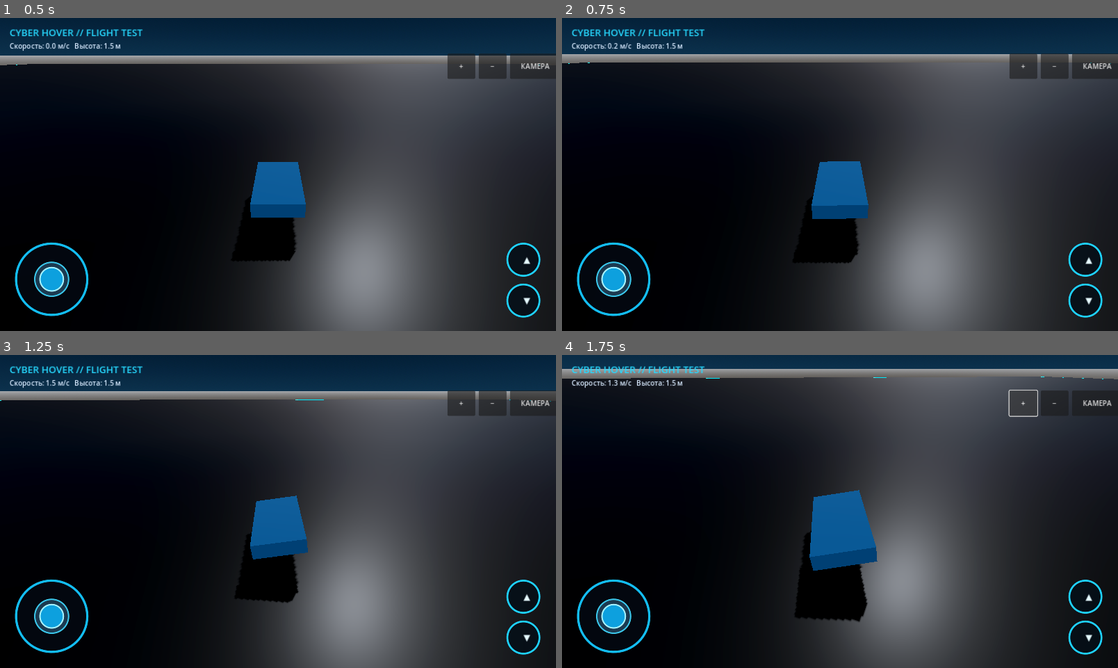
Above: before the commit, frames 1-4 (two rows, left to right).
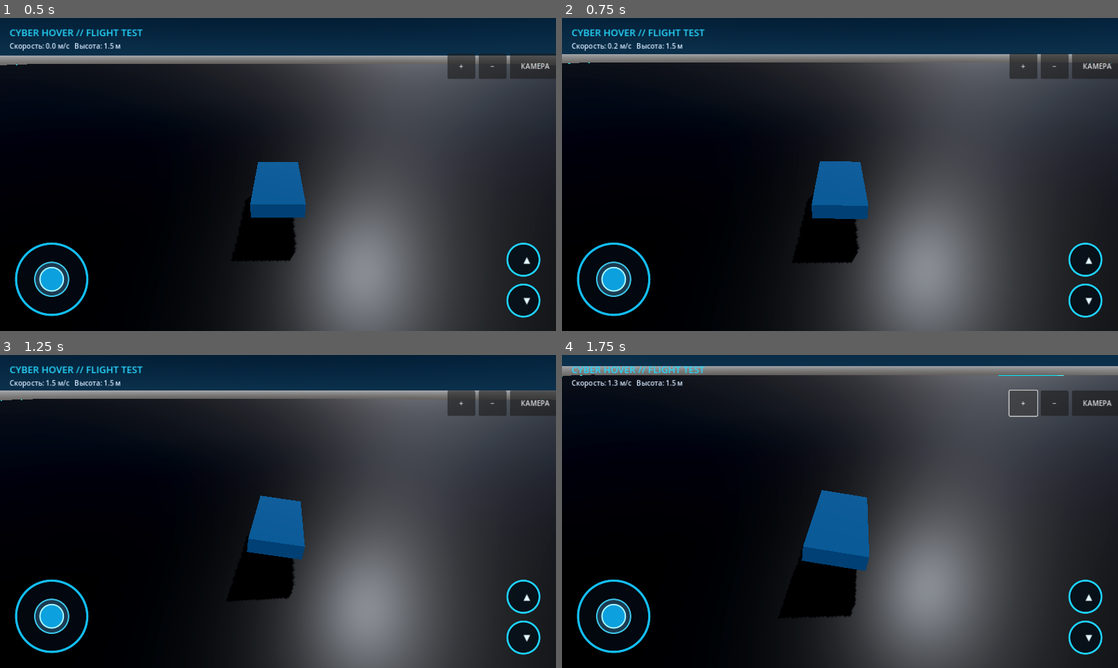
Above: after the commit, the same moments.

Repository: a89526425040-creator/CyberHoverDemo
Game: Godot game, scene res://main.tscn
Two runs of this game, one before a commit and one after it. Both use one fixed random seed, a clock stepped at 60 frames per second and the inputs below.
Inputs (mouse positions are in pixels of both pictures, inside the frame that each line leads up to):
- Up to frame 1 (0.5 s): no input
- Up to frame 2 (0.75 s): tap Enter at 0.5 s; move the mouse to (962, 158) at 0.52 s; hold D from 0.53 s (still down); tap Ctrl at 0.6 s; click (962, 158) at 0.67 s
- Up to frame 3 (1.25 s): keep holding D; tap Space at 0.77 s
- Up to frame 4 (1.75 s): release D at 1.25 s; click "+" at 1.25 s

Frame 1 is identical in both runs. In frame 2, less than 0.1% of the frame differs, in the area x 1-99%, y 14-79%; in frame 3, 0.9%; in frame 4, 9.8%, in the area x 0-100%, y 3-96%.

Commit message:
Correct hovercraft forward and left-right flight controls

Diff:
--- a/scripts/hover_controller.gd
+++ b/scripts/hover_controller.gd
@@ -66,8 +66,8 @@
     _apply_attitude_control(delta)
 
     if model_pivot:
-        model_pitch = lerp(model_pitch, -smoothed_forward * 0.045, minf(delta * 3.0, 1.0))
-        model_roll = lerp(model_roll, -smoothed_strafe * 0.055, minf(delta * 3.0, 1.0))
+        model_pitch = lerp(model_pitch, smoothed_forward * 0.045, minf(delta * 3.0, 1.0))
+        model_roll = lerp(model_roll, smoothed_strafe * 0.055, minf(delta * 3.0, 1.0))
         model_pivot.rotation.x = model_pitch
         model_pivot.rotation.z = model_roll
 
@@ -84,8 +84,10 @@
 
 func _apply_flight_forces() -> void:
     var basis := global_transform.basis
-    apply_central_force(-basis.z * smoothed_forward * forward_thrust)
-    apply_central_force(basis.x * smoothed_strafe * lateral_thrust)
+    # This imported hovercraft's nose points along local +Z.
+    apply_central_force(basis.z * smoothed_forward * forward_thrust)
+    # In this model's local axes, screen-right corresponds to local -X.
+    apply_central_force(-basis.x * smoothed_strafe * lateral_thrust)
 
     # Preserve forward momentum while gently suppressing sideways skating.
     var local_velocity: Vector3 = basis.inverse() * linear_velocity
@@ -115,8 +117,8 @@
     var yaw_control := (desired_yaw_rate - local_angular.y) * yaw_torque
 
     # Stick deflection sets a bank/pitch angle; spring-damper control returns smoothly to level.
-    var desired_pitch := -smoothed_forward * max_pitch
-    var desired_roll := -smoothed_strafe * max_bank
+    var desired_pitch := smoothed_forward * max_pitch
+    var desired_roll := smoothed_strafe * max_bank
     var pitch_control := (desired_pitch - attitude.x) * attitude_gain - local_angular.x * attitude_damping
     var roll_control := (desired_roll - attitude.z) * attitude_gain - local_angular.z * attitude_damping
     var yaw_damping := -local_angular.y * attitude_damping * 0.25
